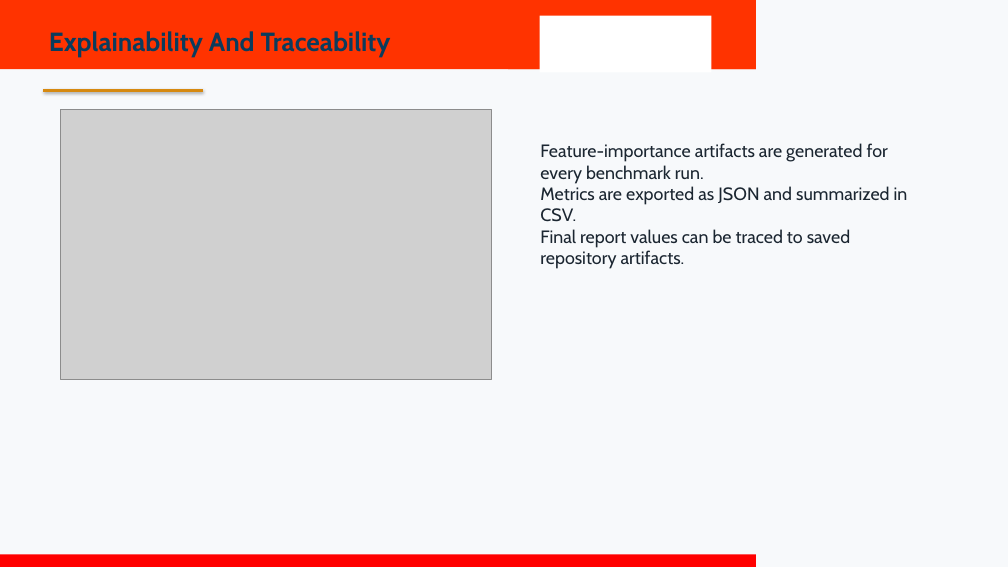
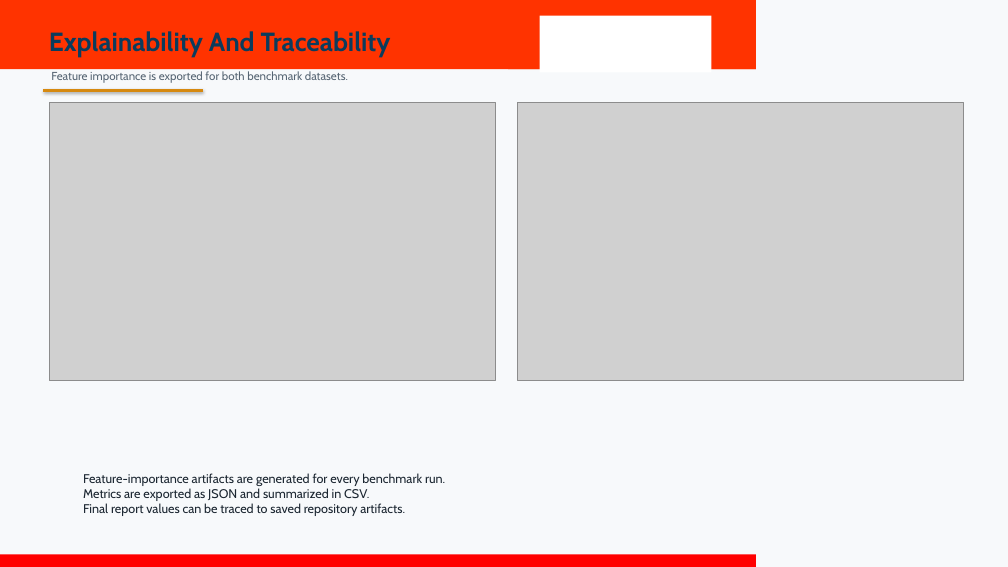
Before and after one commit to omsenpaiii/CreditScoringModel, a slide deck: slide 11 of Report and PPT/Final_COOP2_External_Presentation.pptx (slide 9 before the commit). Drawn at 1008x567 pixels with LibreOffice and Linux fonts; fonts in the diff are those of the drawing; grey boxes stand for pictures; background and template pictures are left out. Boxes give left, top, right and bottom in pixels: in the first picture for what was removed or moved away, otherwise in the second. Text is boxed around its words. In the diff, an @@ line names an element or a change of style, - is before the commit and + after.

Commit message:
Improve final report and presentation figures

```diff
--- a/Report and PPT/Final_COOP2_External_Presentation.pptx
+++ b/Report and PPT/Final_COOP2_External_Presentation.pptx
@@ text added at [51,71,348,83], 11 pt, text #566573 @@
+Feature importance is exported for both benchmark datasets.
@@ picture: place and size @@
-picture at [60,110,492,379]
+picture at [49,102,495,381]
@@ picture added at [518,102,964,381] @@
@@ text "Feature-importance artifacts are generated for ...": place and size @@
-text "Feature-importance artifacts are generated for ..." at [540,143,908,269]
+text "Feature-importance artifacts are generated for ..." at [83,473,445,516]
@@ text "Feature-importance artifacts are generated for ..." at [83,473,445,516]: size 17 to 12 pt @@
```
Also in this commit, not shown: 2 other slides changed, 2 slides added, 4 other files.
